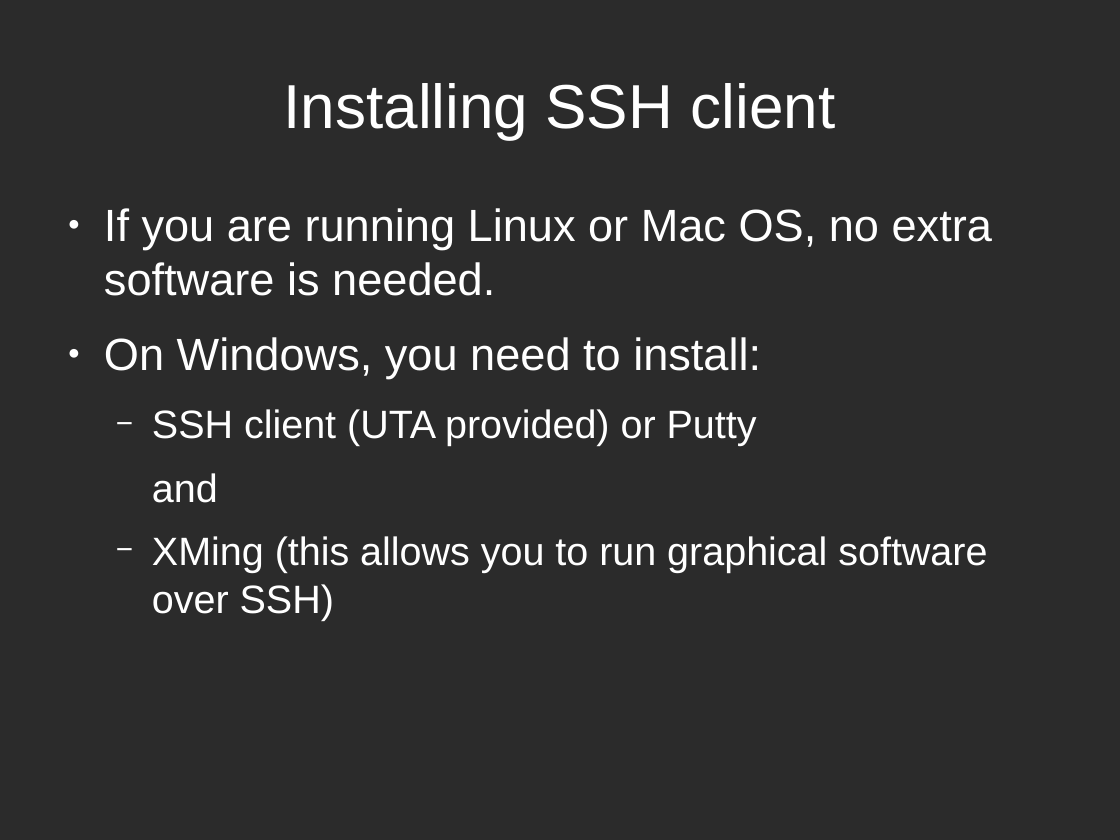
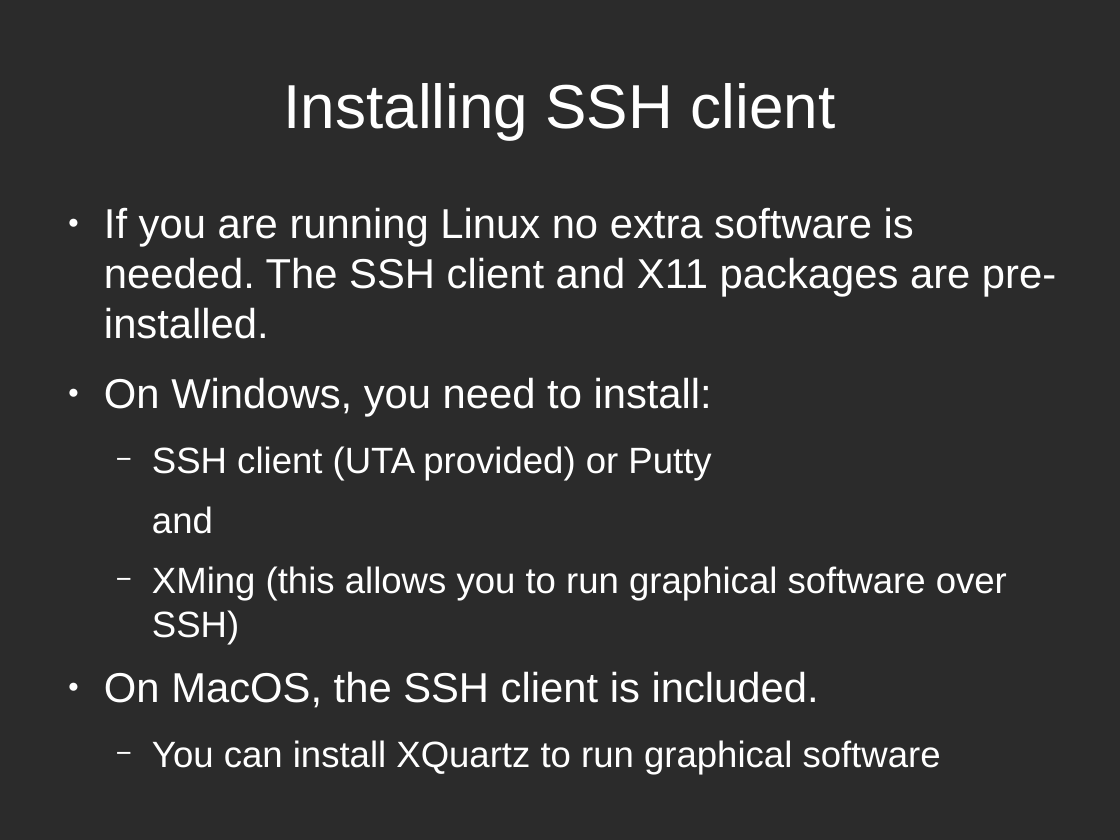
Before and after one commit to LUGatUTA/Presentations-Public, a slide deck: slide 13 of omega_server/uta_omega.odp (slide 12 before the commit). Drawn at 1120x840 pixels with LibreOffice and Linux fonts; fonts in the diff are those of the drawing; background and template pictures are left out; a plain dark background stands for a picture behind light text. Boxes give left, top, right and bottom in pixels: in the first picture for what was removed or moved away, otherwise in the second. Text is boxed around its words. In the diff, an @@ line names an element or a change of style, - is before the commit and + after.

```diff
--- a/omega_server/uta_omega.odp
+++ b/omega_server/uta_omega.odp
@@ text at box(104, 207, 1056, 339): text changed; size 32 to 29.6 pt @@
-● If you are running Linux or Mac OS, no extra software is needed.
+● If you are running Linux no extra software is needed. The SSH client and X11 packages are pre-installed.
@@ text at box(104, 377, 1007, 644): size 32 to 29.6 pt in "On Windows, you need to install:"; size 28 to 25.9 pt in "SSH client (UTA provided) or Putty", "and", "XMing (this allows you to run graphical ..." @@
@@ text at box(104, 671, 941, 774): paragraphs added @@
+● On MacOS, the SSH client is included.
+  − You can install XQuartz to run graphical software
```
Also in this commit, not shown: 13 other slides changed, 11 slides added, 9 slides removed, 1 other file.
